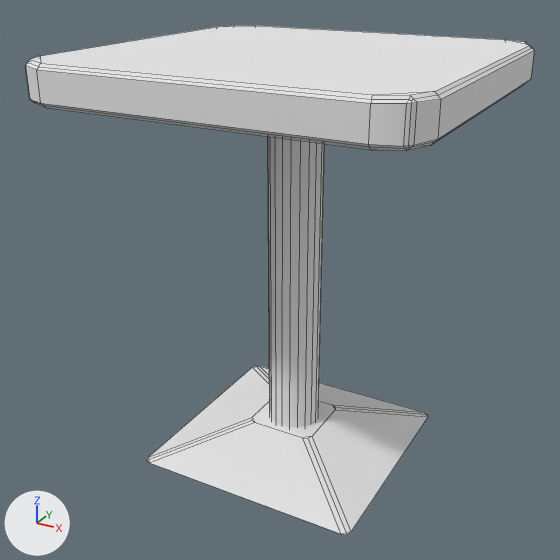
Renders of the OBJ model PantyHouse/models/squaredesk.obj from each side of a commit.
Rendered twice from a camera (50 mm lens) standing at (56.6, -108.3, 50.5) and looking at (-1.8, -2.2, -2.5). The lights are fixed; the arrows at lower left show +X, +Y and +Z. Mesh edges are drawn as thin lines. Where no turn or scale is listed for an object, it has been applied to the vertices.

In view in the first picture: 'squaredesk'.
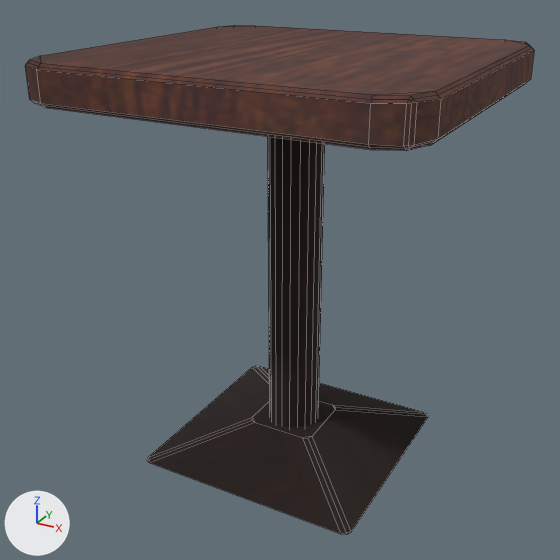
Pixel boxes [x1, y1, x2, y2] of what changed, in the pictures (560 x 560 px):
'squaredesk', surface changed
    both: [26, 25, 534, 534]

Edits to the bpy script that builds the scene:
```text
Add img_squaredesk_bmp:
    img_squaredesk_bmp = load_image('squaredesk.bmp', '../textures/squaredesk.bmp', 512, 512, 'sRGB')
Change mat_blinn12sg2:
    remove mat_blinn12sg2.base_color = (0.8, 0.8, 0.8)  # white #e7e7e7
    add mat_blinn12sg2.texture = img_squaredesk_bmp
```
